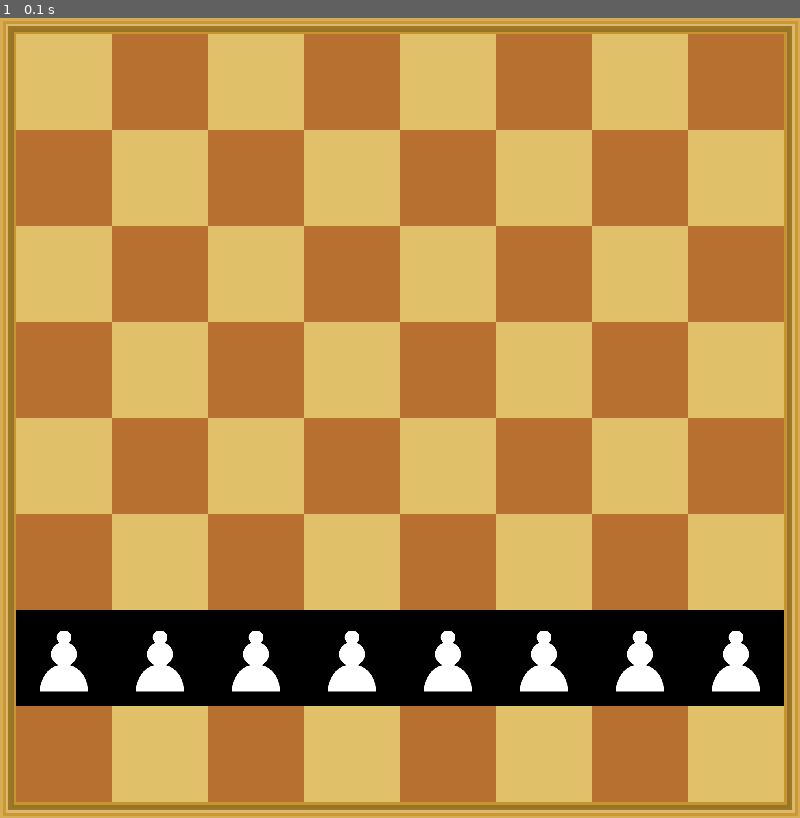
Above: before the commit, frame 1.
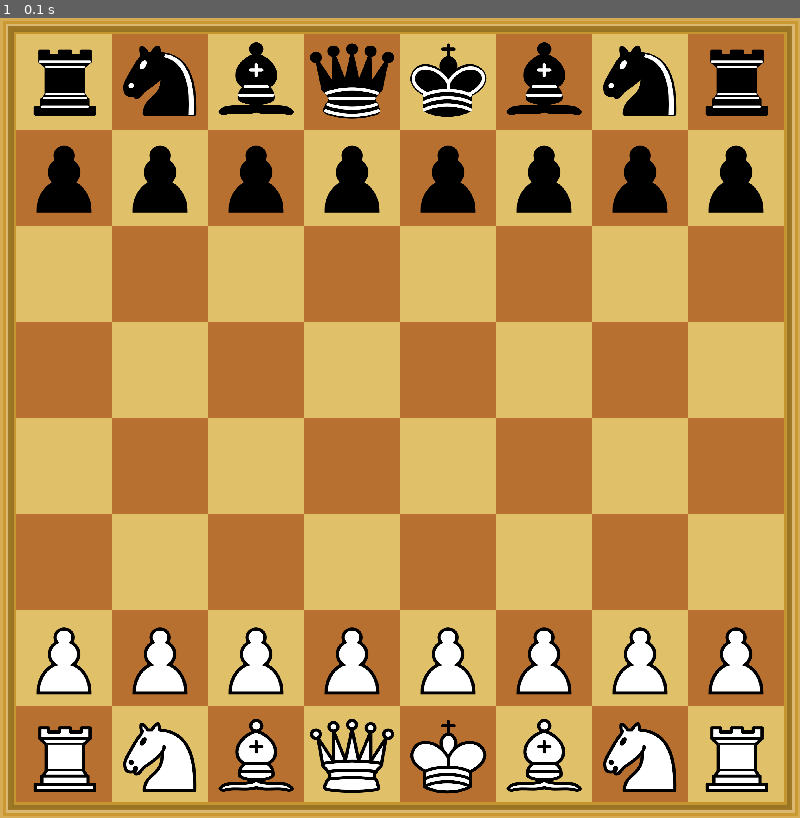
Above: after the commit, the same moment.

Repository: Asi4nn/Pygame-Chess
Game: pygame game, started from main.py
Two runs of this game, one before a commit and one after it. Both use one fixed random seed, a clock stepped at 60 frames per second and the inputs below.
Inputs:
- Up to frame 1 (0.1 s): no input

The runs differ from the first frame. In frame 1, 20% of the frame differs, in the area x 2-98%, y 3-97%.

Commit message:
Drawn all pieces

Diff:
--- a/main.py
+++ b/main.py
@@ -13,49 +13,126 @@
 board = pygame.image.load("Board.png")
 pieces = pygame.image.load("Pieces.png") # spritesheet of all pieces
 
-# square names matched to their cords
-squares = {}
-for i in range(1, 9):
-    for j, file in enumerate(['a', 'b', 'c', 'd', 'e', 'f', 'g', 'h']):
-        squares[file + str(i)] = (16 + 96*j, 16 + 96*i)
-
 
 def setup():
     '''
-    Crop images of the pieces and initialize their cords
+    Crop images of the pieces and initialize their positions
+
+    pygame.draw.rect(screen, (0,0,0), (16,16,96,96))
+    Tested the board image, the size of a square is exactly 96x96 and the board
+    starts at (16, 16) when not including the border
+
+    Returns a list of all piece objects
     '''
-    pieces = {}
+    piece_list = []
+
+    # pawns
+    for i in range(8):
+        image = pieces.subsurface((1750, 10, 332, 340))
+        image = pygame.transform.scale(image, (96, 96)).convert_alpha()
+        piece_list.append(Piece("Pawn", "White", image, chr(ord('a') + i) + '2'))
+        # screen.blit(w_Pawn, (16+96*i, 16+96*6))
+
+    for i in range(8):
+        image = pieces.subsurface((1750, 350, 332, 340))
+        image = pygame.transform.scale(image, (96, 96)).convert_alpha()
+        piece_list.append(Piece("Pawn", "Black", image, chr(ord('a') + i) + '7'))
+
+    # bishops
+    image = pieces.subsurface((703, 0, 340, 340))
+    image = pygame.transform.scale(image, (96, 96)).convert_alpha()
+    piece_list.append(Piece("Bishop", "White", image, 'c1'))
+
+    image = pieces.subsurface((703, 0, 340, 340))
+    image = pygame.transform.scale(image, (96, 96)).convert_alpha()
+    piece_list.append(Piece("Bishop", "White", image, 'f1'))
+
+    image = pieces.subsurface((703, 350, 340, 340))
+    image = pygame.transform.scale(image, (96, 96)).convert_alpha()
+    piece_list.append(Piece("Bishop", "Black", image, 'c8'))
+
+    image = pieces.subsurface((703, 350, 340, 340))
+    image = pygame.transform.scale(image, (96, 96)).convert_alpha()
+    piece_list.append(Piece("Bishop", "Black", image, 'f8'))
+
+    # knights
+    image = pieces.subsurface((1050, 0, 340, 340))
+    image = pygame.transform.scale(image, (96, 96)).convert_alpha()
+    piece_list.append(Piece("Knight", "White", image, 'b1'))
+
+    image = pieces.subsurface((1050, 0, 340, 340))
+    image = pygame.transform.scale(image, (96, 96)).convert_alpha()
+    piece_list.append(Piece("Knight", "White", image, 'g1'))
+
+    image = pieces.subsurface((1050, 350, 340, 340))
+    image = pygame.transform.scale(image, (96, 96)).convert_alpha()
+    piece_list.append(Piece("Knight", "Black", image, 'b8'))
+
+    image = pieces.subsurface((1050, 350, 340, 340))
+    image = pygame.transform.scale(image, (96, 96)).convert_alpha()
+    piece_list.append(Piece("Knight", "Black", image, 'g8'))
+
+    # rooks
+    image = pieces.subsurface((1398, 0, 340, 340))
+    image = pygame.transform.scale(image, (96, 96)).convert_alpha()
+    piece_list.append(Piece("Rook", "White", image, 'a1'))
+
+    image = pieces.subsurface((1398, 0, 340, 340))
+    image = pygame.transform.scale(image, (96, 96)).convert_alpha()
+    piece_list.append(Piece("Rook", "White", image, 'h1'))
+
+    image = pieces.subsurface((1398, 350, 340, 340))
+    image = pygame.transform.scale(image, (96, 96)).convert_alpha()
+    piece_list.append(Piece("Rook", "Black", image, 'a8'))
+
+    image = pieces.subsurface((1398, 350, 340, 340))
+    image = pygame.transform.scale(image, (96, 96)).convert_alpha()
+    piece_list.append(Piece("Rook", "Black", image, 'h8'))
+
+    # queens and kings
+    image = pieces.subsurface((355, 0, 340, 340))
+    image = pygame.transform.scale(image, (96, 96)).convert_alpha()
+    piece_list.append(Piece("Queen", "White", image, 'd1'))
+
+    image = pieces.subsurface((355, 350, 340, 340))
+    image = pygame.transform.scale(image, (96, 96)).convert_alpha()
+    piece_list.append(Piece("Queen", "Black", image, 'd8'))
+
+    image = pieces.subsurface((5, 0, 340, 340))
+    image = pygame.transform.scale(image, (96, 96)).convert_alpha()
+    piece_list.append(Piece("King", "Black", image, 'e1'))
+
+    image = pieces.subsurface((5, 350, 340, 340))
+    image = pygame.transform.scale(image, (96, 96)).convert_alpha()
+    piece_list.append(Piece("King", "Black", image, 'e8'))
+
+    return piece_list
 
 
-def drawWindow(window):
+def drawWindow(window, piece_list):
     global board, pieces
     # draw the board
     board = pygame.transform.scale(board, (WIDTH, HEIGHT))
     screen.blit(board, (0,0))
 
-    # crop and draw pieces
-    '''
-    pygame.draw.rect(screen, (0,0,0), (16,16,96,96))
-    Tested the image, the size of a square is exactly 96x96 and the board starts
-    at (16, 16) when not including the border
-    '''
+    # draw pieces
 
-    # pawns
-    w_Pawns = []
-    for i in range(8):
-        w_Pawn = pieces.subsurface((1750, 10, 332, 340))
-        w_Pawn = pygame.transform.scale(w_Pawn, (96, 96)).convert()
-        screen.blit(w_Pawn, (16+96*i, 16+96*6))
+    for piece in piece_list:
+        piece.draw(screen)
 
     pygame.display.update()
 
 
+piece_list = setup()
+
 inUse = True
 while inUse:
     pygame.time.delay(50)
-    drawWindow(screen)
+    drawWindow(screen, piece_list)
 
     for event in pygame.event.get():
+        if event.type == pygame.QUIT:
+            inUse = False
         if event.type == pygame.KEYDOWN:
             if event.key == pygame.K_ESCAPE:
                 inUse = False
--- a/pieces.py
+++ b/pieces.py
@@ -1,6 +1,13 @@
 # pieces.py
 
 import pygame
+pygame.init()
+
+# square names matched to their cords
+squares = {}
+for i in range(1, 9):
+    for j, file in enumerate(['a', 'b', 'c', 'd', 'e', 'f', 'g', 'h']):
+        squares[file + str(i)] = (16 + 96*j, 800 - 16 - 96*i)
 
 class Piece(object):
 
@@ -11,5 +18,9 @@
         self.position = position
 
 
-    def draw(self):
+    def draw(self, screen):
+        screen.blit(self.image, squares[self.position])
+
+
+    def move(self):
         pass
Binary file changed: Pieces.png
